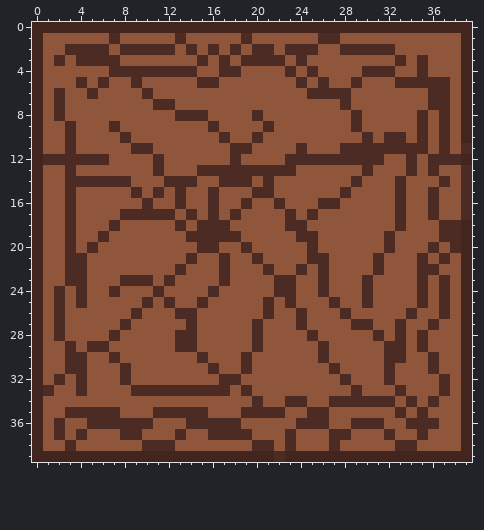
Pixel-art sprite: Sprites/Tiles/Wood2.png. The picture above is the old version.
The file is 40x40 pixels. Colours within 5 levels of each other are drawn and written as one.
New version:
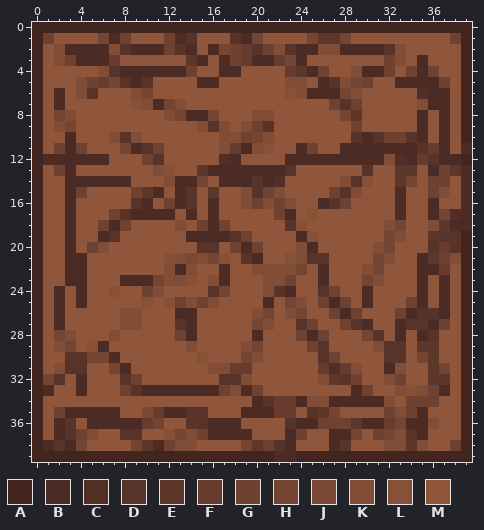
Palette (. is transparent): A #432520  B #4c2b25  C #522e27  D #583329  E #5e372b  F #673c2e  G #6e4130  H #744532  J #7a4834  K #814d36  L #875138  M #8f563b
Difference:
@@ x 0..39 @@
  0 AAAAAAAAAAAAAAAAAAAAAAAAAAAAAAAAAAAAAAAA
- 1 AMMMMMMBMMMMMBMMMMMBMMMMMMBBMMMMMMMMMMMA
- 2 AMMBBBBMBBBBBMBMBMBMBBMBBBMMBBBBBMMMMMMA
- 3 AMBMBBBBMMMMMMMBMBMBBBBMBMMMMMMMMBMBMMMA
- 4 AMMMMMMBBBBBBBBMMBBMMMMBMBMMMMBBBMMBMMMA
- 5 AMMMBMBMMBMMMMMBBMMMMMMMBMBMMBMMMBBBBBMA
- 6 AMBMMBMMMMBMMMMMMMMMMMMMMBBBBMMMMMMMBBMA
- 7 AMBMMMMMMMMBBMMMMMMMMMMMMMMMBMMMMMMMBBMA
- 8 AMBMMMMMMMMMMBBBMMMMBMMMMMMMMBMMMMMBMBMA
- 9 AMMBMMMBMMMMMMMMBMMMMBMMMMMMMBMMMMMBMBMA
-10 AMMBMMMMBMMMMMMMMBMMBMMMMMMMMMBMBBMBMBMA
-11 AMMBMMMMMBBMMMMMMMBBMMMMBMMMBBBBBBBBMBMB
-12 ABBBBBBMMMMBMMMMMMBMMMMBBBBBBBBBMMBMBBBA
-13 AMMBMMMMMMMBMMMBBBBBBBBBMMMMMMBMMMBMBMMB
-14 AMMBBBBBBMMMBBBMMBBBMBMMMMMMMBMMMBMMMBMB
-15 AMMBMMMMMBMBMBMMBMMMBBMMMMMMBMMMMBMMBMMB
-16 AMMBMMMMMMBMMBMMBMMBMMBMMMBBMMMMMBMMBMMB
-17 AMMBMMMMBBBBBMBMBMBMMMMBMBMMMMMMMBMMBMMB
-18 AMMBMMMBMMMMMBMBBBMMMMMBBMMMMMMMMBMMMBBA
-19 AMMBMMBMMMMMMMBBBBBMMMMMBBMMMMMMBMMMMBBA
-20 AMMBMBMMMMMMMMMBBMMBMMMMMBMMMMMMBMMMBMBA
-21 AMMBBMMMMMMMMMBMMBMMBMMMMBBMMMMBMMMBMBMA
-22 AMMBBMMMMMMMMBMMMBMMMBMMBMBMMMMBMMMBBMMA
-23 AMMBBMMMBBBMBMMMMBMMMMBBMMBMMMBMMMMBMBMA
-24 AMBMBMMBMMMBMMMMBMMMMMBBMMBMMMBMMMMBMBMA
-25 AMBMBMMMMMBMBMMBMMMMMBMBMMMBMMBMMMMBMBMA
-26 AMBMMMMMMBMMMBBMMMMMMBMMBMMMBMMMMMBMMBMA
-27 AMBMMMMMBMMMMMBMMMMMBMMMBMMMMBBMMBMMBMMA
-28 AMBMMMMBMMMMMBBMMMMMBMMMMBMMMMMBMBMBMMMA
-29 AMMBMBBMMMMMMBBMMMMMBMMMMMBMMMMMBBMBMMMA
-30 AMMBBMMBMMMMMMMBMMMBMMMMMMBMMMMMBBMMBMMA
-31 AMMBBMMMBMMMMMMMBMMBMMMMMMMBMMMMBMMMBMMA
-32 AMBMBMMMBMMMMMMMMBBMMMMMMMMMBMMMBMMMMBMA
-33 ABMMBMMMMBBBBBBBBBMBMMMMMMMMMBMMMBMMMBMA
-34 AMMMMMMMMMMMMMMMMMMMBMMBBMMBBBBBBMBMBMMA
-35 AMMBBBBBMMMBBBBBMMMBBBBMMBBMMMMMMBMBMMMA
-36 AMBMMBBBBBBMMMBBBBBMMMMMBBBMMBBBMMBBBMMA
-37 AMBMBMMMBBMMMBMMBBBBMMMBMMMBBMMMBMMBMMMA
-38 AMMBMMMMMMBBBMMMMMMMBBMBMMMBMMMMMBBMMMMA
-39 AAAAAAAAAAAAAAAAAAAAAABAAAAAAAAAAAAAAAAA
+ 1 AGMMMMHBGMMMGBDMMMDBHMMMMHEEHMMMMMMMMMGA
+ 2 AMKBBBBKDBBBGDBMBHGFDGKDBBKKBBBBDKMMMMMA
+ 3 AMKGBBBFMMMMMMEBMBGFBBFHBMMMMMMMGKMBMMMA
+ 4 AMMMMMKDBBBBBBGMMBBMMMMFEBGMMKBBGMGBGMMA
+ 5 AMMMKGFHDBDMMMMBBMMMMMMKKMBDKHGMMBBBBGMA
+ 6 AMBMKDMMMKHMMMMMMMMMMMMLKBBBHKMMMMMCBBMA
+ 7 AMBMMMMMMLKBHKMMMMMMMMMMMMMGDGMMMMMKBBMA
+ 8 AMHKMMMMMMMMKHBBHMMMKKMMMMMMHEMMMMMBMBMA
+ 9 AMKHMMMMMMMMMMMKDKMKGDMMMMMMMGMMMMMBMBMA
+10 AMMBMMMKDKMMMMMMMKKGHKMMMMMMMDBDGGDBMBMA
+11 AMGBGMMMHBDGMMMMMKFBKLMMBGMMBBBBBBBDFBMB
+12 ABBBBBBMMMGDMMMMMCBMMMMBBBBBBBBBKCBFDBBA
+13 AMGBMMMMMMMKLMMEBBBBBBBDMMMMMMDMMEEMBGEB
+14 AMMBBBBBBMMMKBBHMBBBDBCMMMMMKDLMMEHMGGMB
+15 AMMBGMMMMGEBMBDMEMMKDGKMMMMGDKMMMBMMGKMB
+16 AMMBMMMMMDBMGBDMBMMKGKGKMMBDGMMMMBMMBMMB
+17 AMMBMMMGDBBBBMBMBMMMMMGBMLMMMMMMMBMMBHCB
+18 AMMBMMGBGMMMMKMGBGMMMMMDLMMMMMMMKHMMKEBB
+19 AMMBMMBDMMMMMMBBBBDGMMMMBLMMMMMMHKMMEDDA
+20 AMMBMGKMMMMMMMMDDMGBGMMMKBMMMMMKHMMMDFDA
+21 AMMBBMMMMMMMLKJKHLMDBMMLKDDMMMMHKMMBEGKA
+22 AMMBBMMMMMMMKBKMMBMMKKKKHMBMMMKHMMMBBFMA
+23 AMMBBMMMBBBHKKLMKBMMMKKGMMBMMMHKMMMBMBMA
+24 AMBMBMMLMMGKMMMMDHMMMKDBMMDGMMBMMMMBMBMA
+25 AMBMBMMMMMLMLGKGKMMMMBMHKMGBGMBMMMGBMBMA
+26 AMBMMMMMKKMMMBBMMMMMKHMKHMMGBGMMMGBDDBMA
+27 AMBMMMMMKKMMMDBMMMMMHKMMDGMMGDBMMBDDBGMA
+28 AMHKMMMKMMMMMGBMMMMMBMMMGBGMMMHDMBMBDMMA
+29 AMKHMLBMMMMMMMKMMMMKHMMMMGDMMMMKDDMEEMMA
+30 AMMDDHHBMMMMMMMLMMMHKMMMMMDGMMMMDDMHEMMA
+31 AMKDDMMHBMMMMMMMKKFFMMMMMMFCFKMMBKMMEHMA
+32 AHDMBMMMDGMMMMMMMDDKMMMMMMKEDGMMKGMMEEMA
+33 ABMMBMMMGDBBBBBBBGKBGMMMMMMMMBGMMKLKGBMA
+34 AMMMMMMMMMMMMMMMMMMMBDFFBKKBBBBBKMGGGMMA
+35 AMGBBBBBMMJFBBDDMMMBBBFFMDEHMMMMGKGBMMMA
+36 AMBDMBBBBBFHMMDDBBBMMMMDBBGGGEBBFHBBKMMA
+37 AMBDGKMMDDMMLHKGBBBBMMMBGMMBBHMGHKDBMMMA
+38 ABDBHMMMMHEBGKKMMMMHEGDBMMMBDMMMKKEKMMGA
+39 AAAAAAAAAAAAAAAAAAAAAABBAAAAAAAAAAAAAAAA
Boxes around the changes in both pictures, in picture pixels (x1, y1, x2, y2):
changed: (43, 33, 472, 462)
